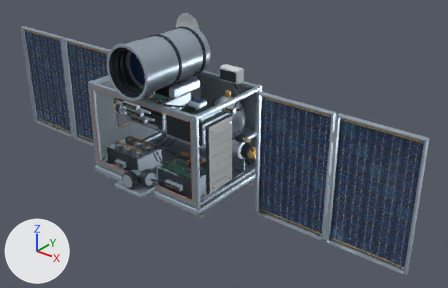
Before and after pictures for a commit that changed the glTF model public/models/satellite.glb.
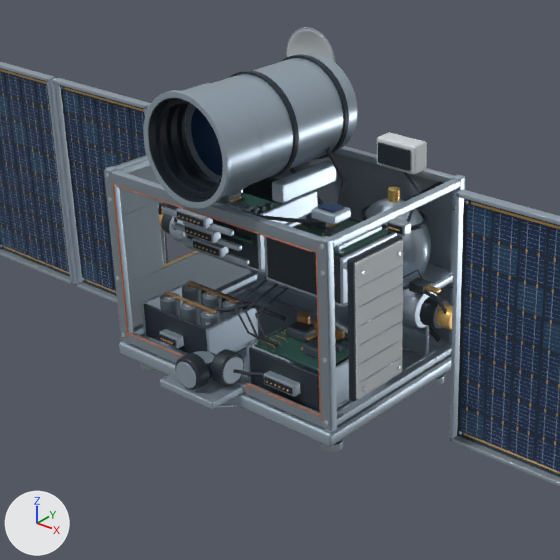
Each version is shown whole from a 50 mm camera at (8.63, -9.1, 6.79) aimed at (1.11, 0.3, 0.97), then close up on the part from 8% to 69% of the width and 0% to 94% of the height. Every picture has the same lights, and +X, +Y and +Z are marked at lower left. The last two pictures show the newer version. Where no turn or scale is listed for an object, it has been applied to the vertices. Vertices at exactly the same position are counted once.

In view in the first close-up: 'Computer — Anodized chassis', 'Computer — Machined satin aluminum', 'Payload — Machined satin aluminum', 'Payload — Optical and connector recess', 'Radiator — Radiator coating', 'SolarArrayLeft — Blue photovoltaic cells', 'SolarArrayLeft — Machined satin aluminum', 'SolarArrayRight — Anodized chassis', 'SolarArrayRight — Blue photovoltaic cells', 'SolarArrayRight — Machined satin aluminum', 'Structure — MLI inner layer', 'Structure — Machined satin aluminum' and 56 more.
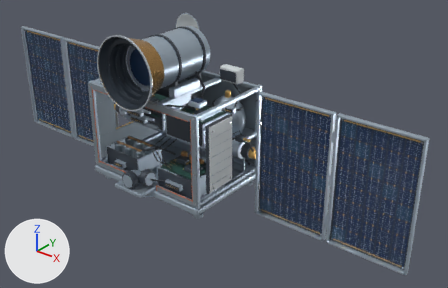
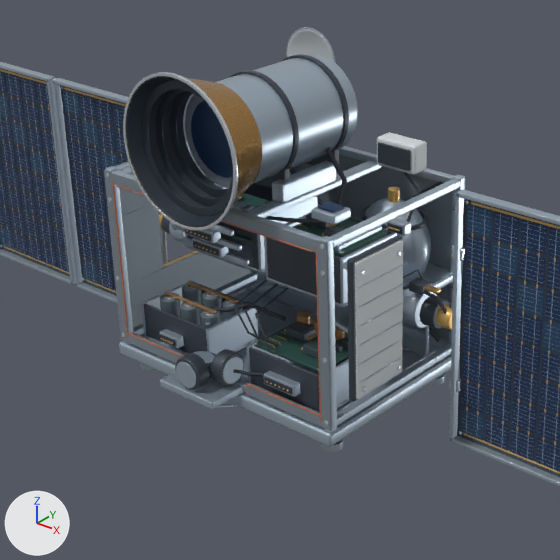
Where the newer file only moved an object's origin or applied its transform, the numbers keep the older frame.

Where the change shows, as pixel boxes [x1, y1, x2, y2] in the close-ups (560 x 560 px; the box of a moved part takes in the faces that stretch with it):
'Payload — Machined satin aluminum', reshaped (9% narrower)
    before: [143, 54, 358, 209]
    after: [185, 54, 381, 218]
'Payload — Optical and connector recess', reshaped
    before: [148, 98, 223, 202]
    after: [126, 76, 233, 227]
'Payload — Representative MLI outer layer', added (orange)
    after: [126, 76, 262, 227]
'Payload — Polished hardware edges', added
    after: [123, 72, 238, 231]
part 1 of me_instrument_support_foot, added (pale blue)
    after: [247, 160, 381, 218]
part 2 of me_instrument_support_foot, deleted (pale blue)
    before: [148, 83, 261, 202]
part 3 of me_instrument_support_foot, deleted (pale blue)
    before: [143, 90, 231, 209]
part 4 of me_sunshade_black_interior, moved or reshaped
    before: [156, 99, 221, 199]
    after: [142, 80, 233, 216]
part 5 of me_sunshade_black_interior, rebuilt
    before: [148, 98, 223, 202]
    after: [126, 76, 233, 227]
part 6 of me_sunshade_black_interior, rebuilt
    before: [166, 104, 213, 192]
    after: [156, 89, 225, 207]
part 7 of me_sunshade_black_interior, rebuilt
    before: [177, 104, 218, 188]
    after: [170, 91, 229, 198]

The change in detail:
me_instrument_support_foot is used by ob_payload___machined_satin_aluminum; location (-0.4, -0.12, 2.21).
me_instrument_support_foot had 1168 vertices, 2324 faces and spanned x -0.16..0.97, y -1.22..0.72, z -0.1..1.13.
me_instrument_support_foot now has 512 vertices, 1004 faces and spans x -0.12..0.92, y -0.91..1.15, z -0.17..1.09.
me_instrument_support_foot part 1: a new loose piece of 56 vertices spanning x 0.73..0.87, y -0.91..1.15, z -0.17..-0.1, in mat_machined_satin_aluminum (pale blue #afbfcd).
me_instrument_support_foot part 2: the loose piece of 384 vertices spanning x -0.14..0.94, y -1.22..-0.74, z 0.03..1.11 is deleted.
me_instrument_support_foot part 3: the loose piece of 384 vertices spanning x -0.16..0.97, y -1.22..-1.17, z 0.0..1.13 is deleted.
Other edits to the shape of me_instrument_support_foot do not show in these pictures.
me_sunshade_black_interior is used by ob_payload___optical_and_connector_recess; location (0.0, 0.0, 0.0).
me_sunshade_black_interior had 1536 vertices, 3072 faces and spanned x -0.506..0.506, y -1.33..-0.86, z 2.274..3.286.
me_sunshade_black_interior now has 1600 vertices, 3200 faces and spans x -0.721..0.721, y -1.414..-0.859, z 2.059..3.501.
me_sunshade_black_interior part 4: the loose piece of 384 vertices spanning x -0.495..0.495, y -1.249..-1.231, z 2.285..3.275 is multiplied about its middle by the matrix ((1.331, 0.0, 0.0), (0.0, 0.872, 0.0), (0.0, 0.0, 1.331)), then moved by (0.0, -0.03, 0.0).
me_sunshade_black_interior part 5: the loose piece of 384 vertices spanning x -0.506..0.506, y -1.33..-0.86, z 2.274..3.286 is rebuilt with 448 vertices and now spans x -0.721..0.721, y -1.414..-0.859, z 2.059..3.501.
me_sunshade_black_interior part 6: the loose piece of 384 vertices spanning x -0.495..0.495, y -1.109..-1.091, z 2.285..3.275 is rebuilt with 384 vertices and now spans x -0.61..0.61, y -1.138..-1.122, z 2.17..3.39.
me_sunshade_black_interior part 7: the loose piece of 384 vertices spanning x -0.495..0.495, y -0.969..-0.951, z 2.285..3.275 is rebuilt with 384 vertices and now spans x -0.562..0.562, y -0.998..-0.982, z 2.218..3.342.
Mesh me_instrument_sunshade_hood is new.
It has 448 vertices, 896 faces and spans x -0.739..0.739, y -1.42..-0.855, z 2.041..3.519.
It uses material mat_representative_mli_outer_layer (orange #c59755).
Mesh me_cylinder_098 is new.
It has 576 vertices, 1136 faces and spans x -0.46..1.06, y -1.76..0.01, z -0.23..1.29.
It uses material mat_polished_hardware_edges (white #d6dee6).
Object 'Payload — Representative MLI outer layer' (ob_payload___representative_mli_outer_layer) is new; it shows me_instrument_sunshade_hood.
Its location is (0.0, 0.0, 0.0).
Object 'Payload — Polished hardware edges' (ob_payload___polished_hardware_edges) is new; it shows me_cylinder_098.
Its location is (-0.3, 0.33, 2.25).
